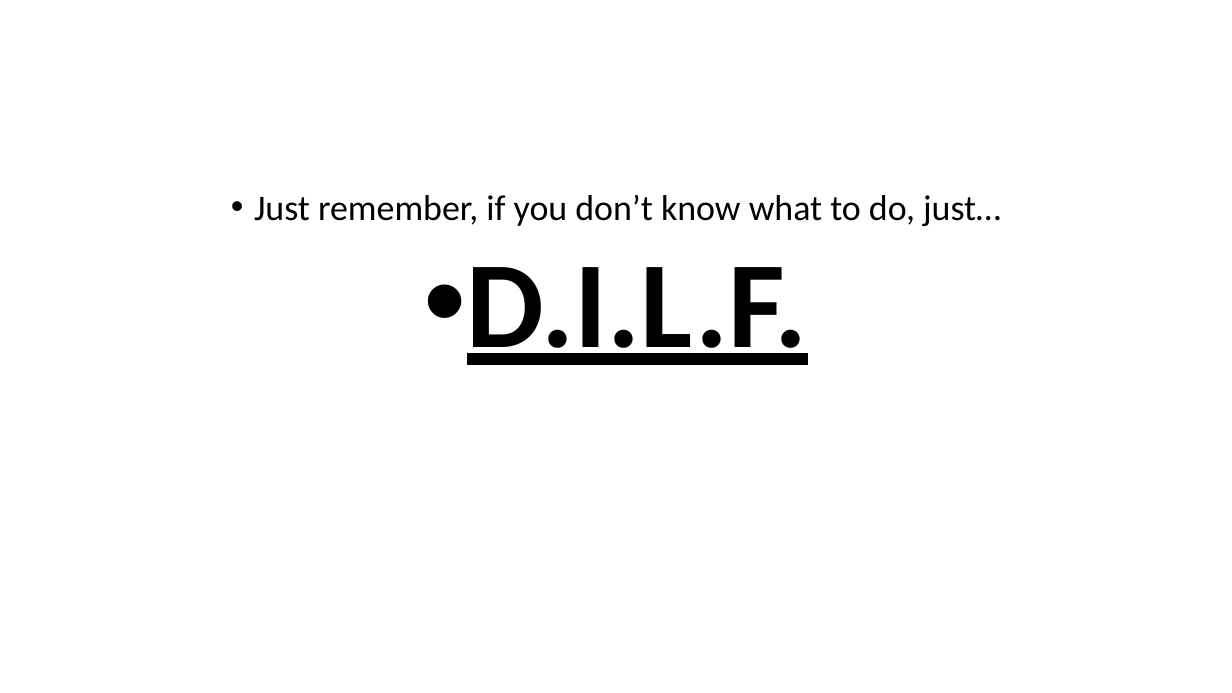
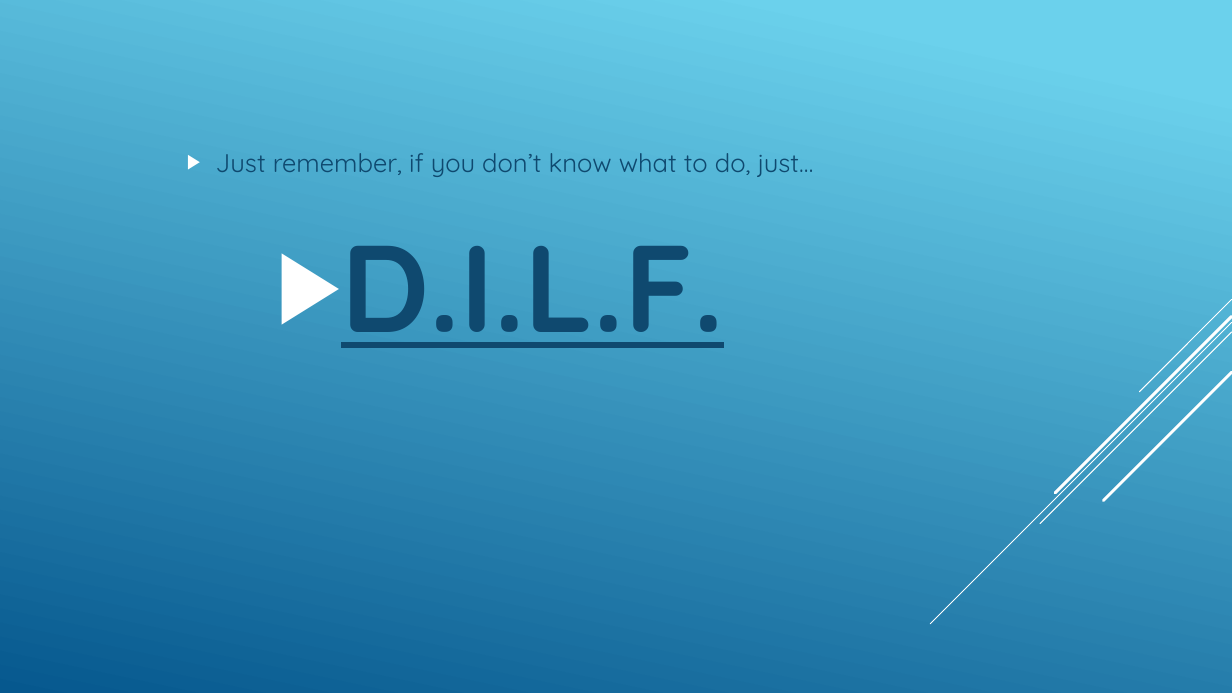
Before and after one commit to csmith1188/docpacs2122, a slide deck: slide 13 of docpac_mar18/Presentation.pptx. Drawn at 1232x693 pixels with LibreOffice and Linux fonts; fonts in the diff are those of the drawing. Boxes give left, top, right and bottom in pixels: in the first picture for what was removed or moved away, otherwise in the second. Text is boxed around its words. In the diff, an @@ line names an element or a change of style, - is before the commit and + after.

```diff
--- a/docpac_mar18/Presentation.pptx
+++ b/docpac_mar18/Presentation.pptx
@@ background #FFFFFF to gradient #6ED2EB to #06588E @@
@@ text "Just remember, if you don’t ...": place and size @@
-text "Just remember, if you don’t ..." at bbox=[254, 195, 1001, 365]
+text "Just remember, if you don’t ..." at bbox=[216, 153, 814, 348]
@@ text "Just remember, if you don’t ..." at bbox=[216, 153, 814, 348]: size 28 to 20 pt in "Just remember, if you don’t know what ..."; font Calibri to Quicksand, text colour #000000 to #0F496F; bullet • to ▶; line spacing 0.9 to 1; more space between paragraphs; vertical alignment top to middle @@
@@ group added at bbox=[931, 299, 1232, 624]: 5 lines @@
```
Also in this commit, not shown: 11 other slides changed, 1 slide added, 1 slide removed.
